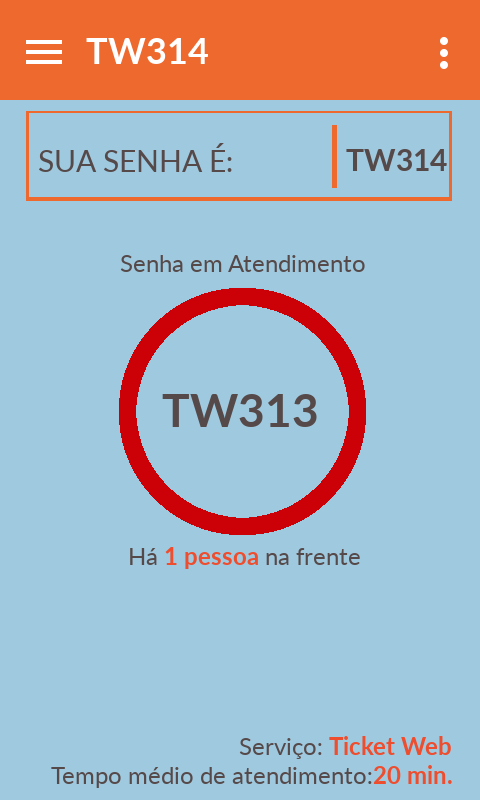
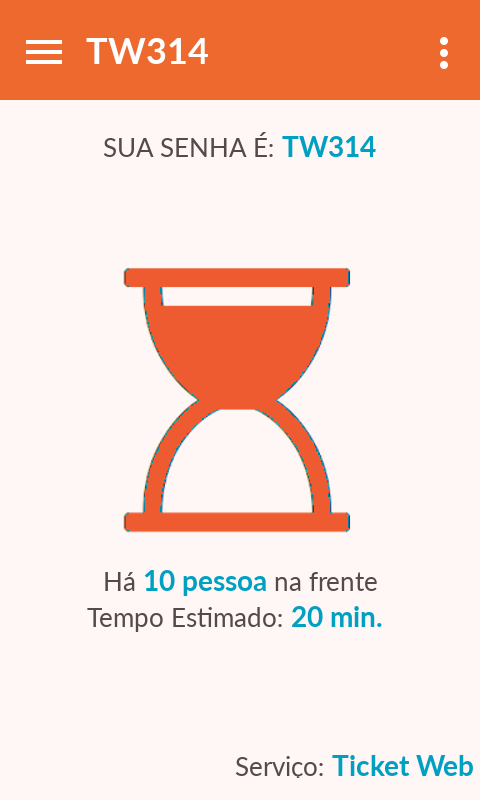
Two versions of the same layered image (480x800). Layer-by-layer changes:
renamed "Tempo médio de atendimento:20 ..." to "Tempo Estimado: 20 min.", painted on it over [51, 606, 452, 788]
painted on "Serviço: Ticket Web" over [235, 736, 473, 778]
painted on "Há 1 pessoa na frente" over [105, 547, 377, 596]
hid "TW313", painted on it over [162, 219, 451, 427]
removed layer "TW314 #1" over [346, 149, 447, 171]
renamed "SUA SENHA É:" to "SUA SENHA É: TW314", painted on it over [39, 132, 376, 172]
removed layer "posição" over [26, 111, 452, 201]
renamed "fila" to "ampulheta", moved it above "Senha em Atendimento", painted on it over [119, 266, 366, 535]
hid "Senha em Atendimento" over [120, 255, 365, 272]
painted on "main" over [0, 100, 480, 800]
